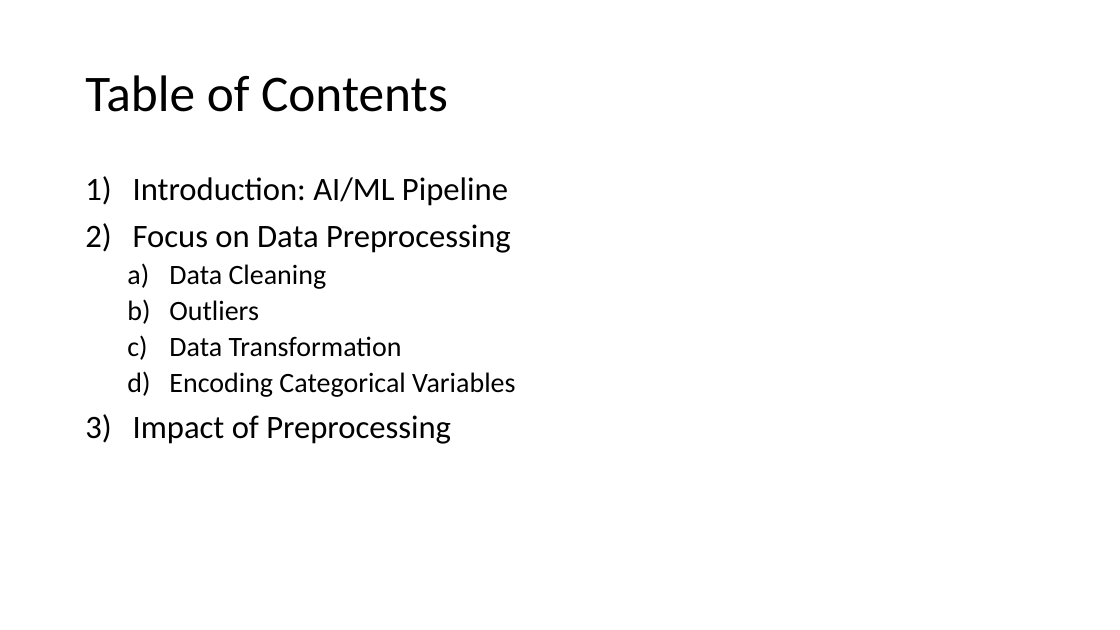
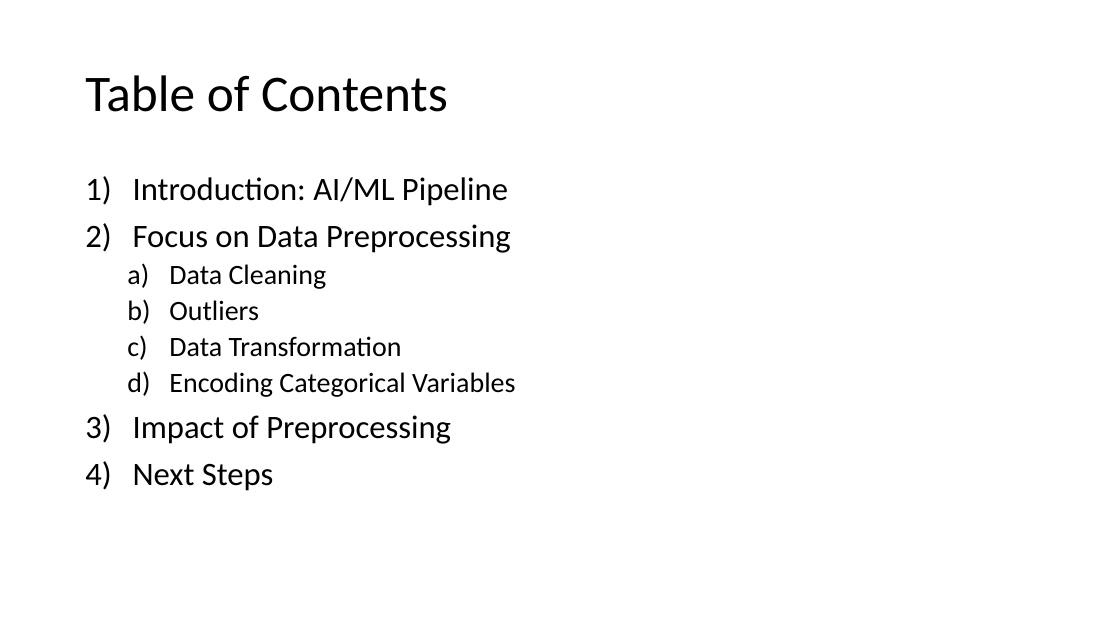
Before and after one commit to TAS-8/Data-Preprocessing, a slide deck: slide 2 of Data Preprocessing.pptx. Drawn at 1120x630 pixels with LibreOffice and Linux fonts; fonts in the diff are those of the drawing. Boxes give left, top, right and bottom in pixels: in the first picture for what was removed or moved away, otherwise in the second. Text is boxed around its words. In the diff, an @@ line names an element or a change of style, - is before the commit and + after.

```diff
--- a/Data Preprocessing.pptx
+++ b/Data Preprocessing.pptx
@@ text at (133,463,274,491): paragraph added @@
+4) Next Steps
```
Also in this commit, not shown: 5 other slides changed, 1 slide added, 1 other file.
